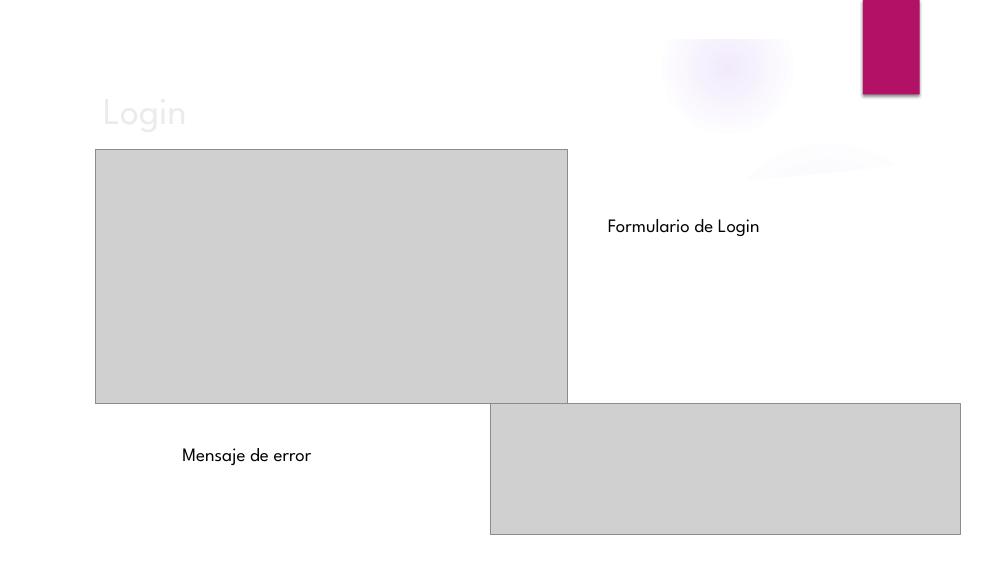
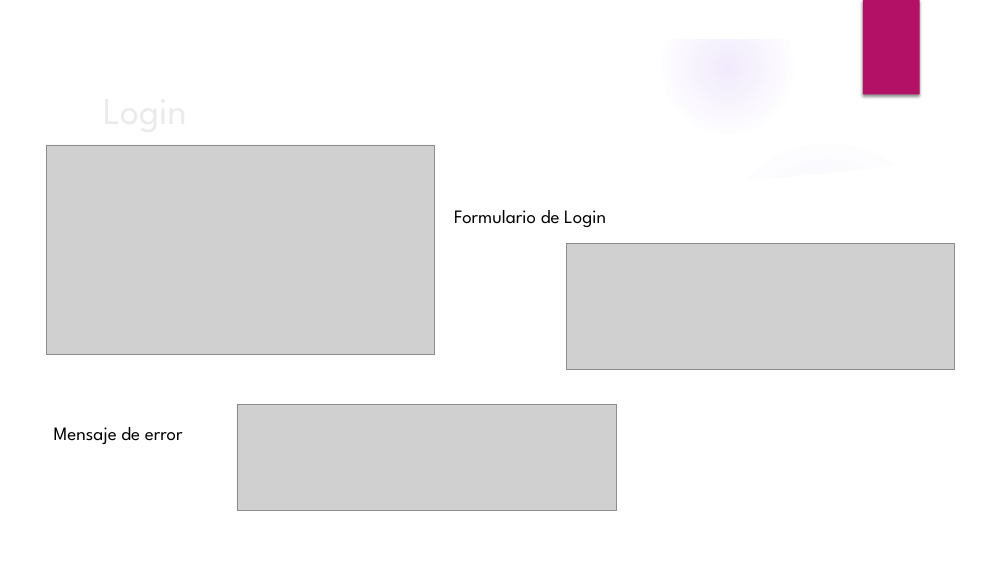
Before and after one commit to KathyLiz/ProyectoJavascript-2, a slide deck: slide 9 of Diapositivas.pptx. Drawn at 1008x567 pixels with LibreOffice and Linux fonts; fonts in the diff are those of the drawing; grey boxes stand for pictures; background and template pictures are left out. Boxes give left, top, right and bottom in pixels: in the first picture for what was removed or moved away, otherwise in the second. Text is boxed around its words. In the diff, an @@ line names an element or a change of style, - is before the commit and + after.

```diff
--- a/Diapositivas.pptx
+++ b/Diapositivas.pptx
@@ picture: place and size @@
-picture at box(95, 150, 567, 404)
+picture at box(46, 145, 435, 355)
@@ text "Formulario de Login": place and size @@
-text "Formulario de Login" at box(608, 219, 760, 236)
+text "Formulario de Login" at box(454, 210, 606, 227)
@@ picture added at box(566, 243, 954, 370) @@
@@ text "Mensaje de error": place and size @@
-text "Mensaje de error" at box(182, 448, 312, 465)
+text "Mensaje de error" at box(54, 427, 183, 444)
@@ picture: place and size @@
-picture at box(490, 404, 961, 535)
+picture at box(237, 405, 616, 510)
```
Also in this commit, not shown: 2 slides added, 1 other file.
